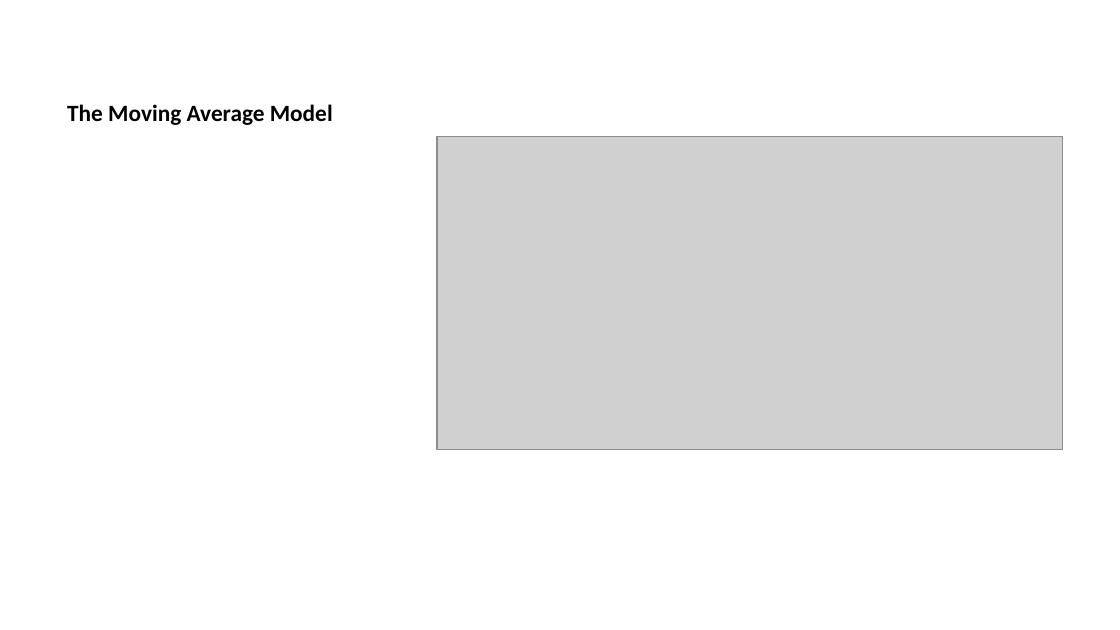
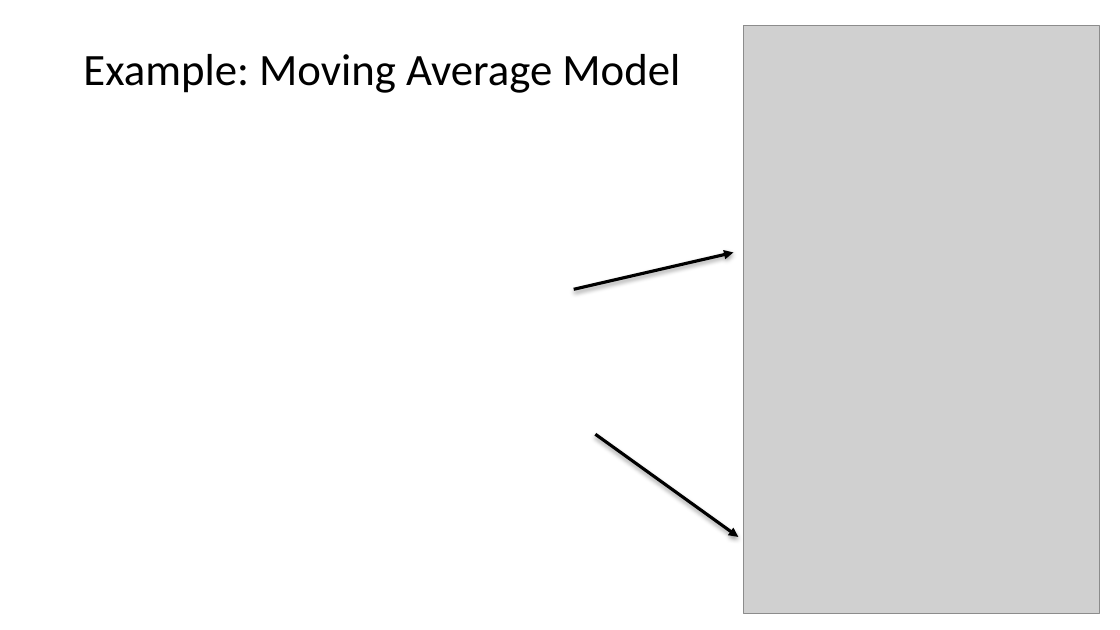
Before and after one commit to StephenElston/CSCI-E-83, a slide deck: slide 20 of LectureSlides/12_IntroductionToTimeSeriesForecasting.pptx. Drawn at 1120x630 pixels with LibreOffice and Linux fonts; fonts in the diff are those of the drawing; grey boxes stand for pictures. Boxes give left, top, right and bottom in pixels: in the first picture for what was removed or moved away, otherwise in the second. Text is boxed around its words. In the diff, an @@ line names an element or a change of style, - is before the commit and + after.

```diff
--- a/LectureSlides/12_IntroductionToTimeSeriesForecasting.pptx
+++ b/LectureSlides/12_IntroductionToTimeSeriesForecasting.pptx
@@ picture added at <box>744,25,1100,613</box> @@
@@ title at <box>83,54,680,93</box>: text changed; size 15 to 28.8 pt; bold off @@
-The Moving Average Model
+Example: Moving Average Model
@@ picture removed at <box>437,137,1062,449</box> @@
@@ arrow added from (573, 289) to (734, 252), #000000 2 pt @@
@@ arrow added from (596, 435) to (738, 536), #000000 2 pt @@
```
Also in this commit, not shown: 8 other slides changed, 1 slide added.
